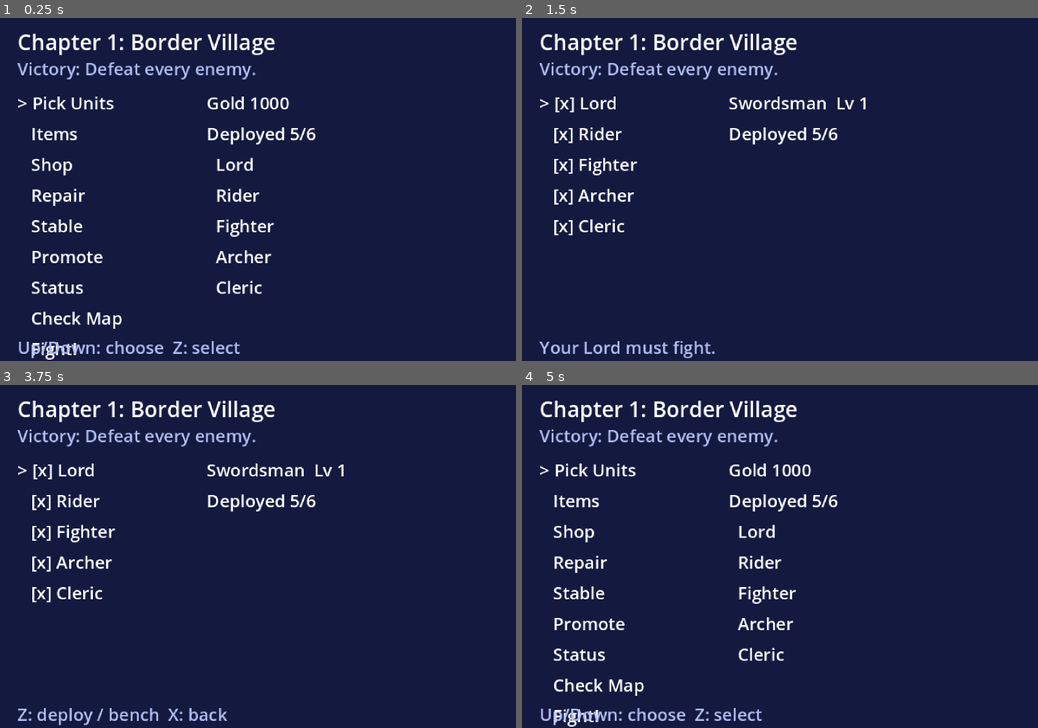
Above: before the commit, frames 1-4 (two rows, left to right).
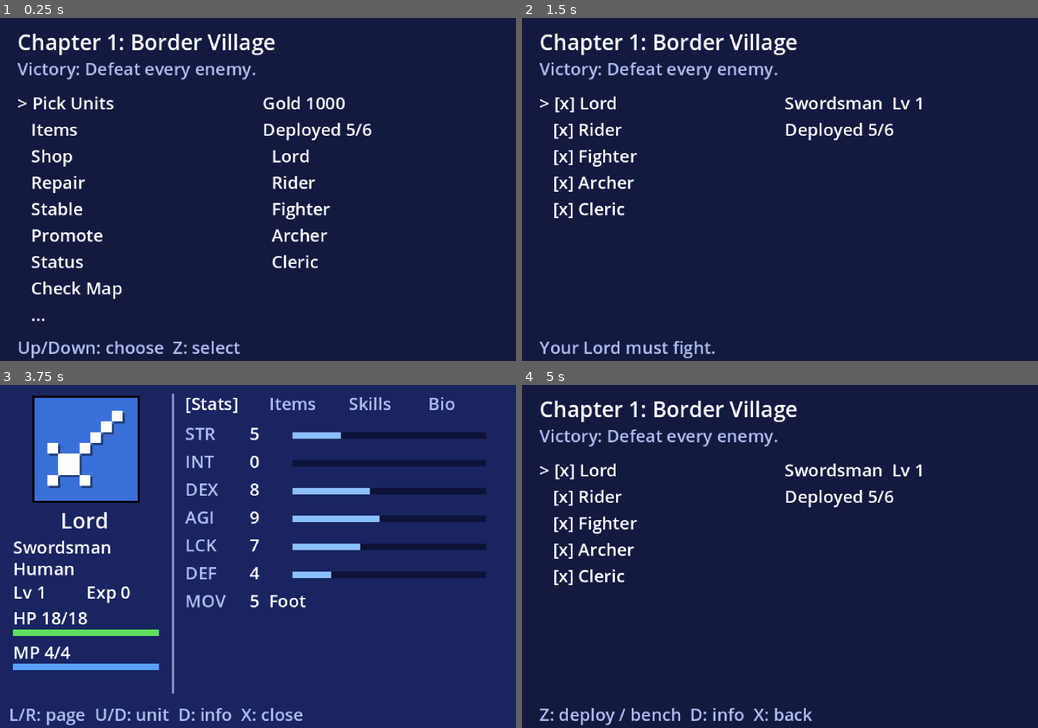
Above: after the commit, the same moments.

Repository: Marcompp/SRPG_Engine
Game: Godot game, scene res://scenes/prep.tscn
The game is run twice, just before and just after one commit, with the same random seed, the same clock (stepped at 60 frames per second) and the same inputs. This scene is started directly instead of the project's main scene.
Inputs (mouse positions are in pixels of both pictures, inside the frame that each line leads up to):
- Up to frame 1 (0.25 s): no input
- Up to frame 2 (1.5 s): tap Enter at 0.5 s; move the mouse to (893, 172) at 0.52 s; hold Right (ui_right) 0.53-1.25 s; hold Z (confirm) 0.53-1.25 s; click (893, 172) at 0.67 s; drag from (676, 206) to (754, 258) at 1.27 s
- Up to frame 3 (3.75 s): tap Z (confirm) at 2, 2.3, 2.75, 3.5 s; move the mouse to (309, 481) at 2.02 s; hold Right (ui_right) 2.03-2.75 s; hold C (danger_zone) 2.03-2.75 s; drag from (232, 625) to (103, 505) at 2.77 s; move the mouse to (412, 607) at 3.52 s; hold Left (ui_left) from 3.53 s (still down); hold D (unit_info) from 3.53 s (still down)
- Up to frame 4 (5 s): tap Z (confirm) at 3.8 s; tap X (cancel) at 4.15 s; release Left (ui_left) at 4.25 s; release D (unit_info) at 4.25 s; drag from (625, 505) to (702, 470) at 4.27 s

The runs differ from the first frame. In frame 1, 5.7% of the frame differs, in the area x 6-72%, y 22-100%; in frame 2, 3.1%; in frame 3, 96%, in the area x 0-100%, y 0-100%; in frame 4, 6.0%.

Commit message:
Add an info key and scrolling lists to the prep screen
D on a unit opens its status screen (D again for detail mode, X backs out
to the list it came from, on the same unit); D on an item shows its help,
closed by any key. The prep lists clip to their column and scroll, and the
hint wraps to two lines. The battle action menu shows at most 9 options
and scrolls with the selection, with "..." for hidden ones. New campaign
test for the prep screen's info and scrolling.

Co-Authored-By: Claude Opus 5.5 <noreply@anthropic.com>

Diff:
--- a/scenes/level_select.tscn
+++ b/scenes/level_select.tscn
@@ -1,6 +1,6 @@
-[gd_scene load_steps=2 format=3]
+[gd_scene load_steps=2 format=3 uid="uid://ce4mlgm7gpfok"]
 
-[ext_resource type="Script" path="res://scripts/level_select.gd" id="1_select"]
+[ext_resource type="Script" uid="uid://l3ir1k3olwe" path="res://scripts/level_select.gd" id="1_select"]
 
 [node name="LevelSelect" type="Control"]
 layout_mode = 3
--- a/scripts/prep_screen.gd
+++ b/scripts/prep_screen.gd
@@ -13,11 +13,22 @@
 ##   Check Map:  the chapter's map, to look around and swap the deployed units'
 ##               starting cells (see BattleFormation.start); Fight! from there too.
 ##   Fight!:     start the chapter.
-## Up/Down: choose. Z: confirm. X: back. Changes are saved to the campaign at once.
+## Up/Down: choose. Z: confirm. X: back. D: info (the status screen for a unit, help
+## for an item; on the status screen, its detail mode). Long lists scroll. Changes
+## are saved to the campaign at once.
 
 const BATTLE_SCENE := "res://scenes/main.tscn"
 const LEVEL_SELECT_SCENE := "res://scenes/level_select.tscn"
 const DIM := Color(0.7, 0.75, 0.95)
+## The two list columns: x and width (the left one gets the full width when the
+## right one is empty).
+const LEFT_X := 8.0
+const RIGHT_X := 122.0
+const COLUMN_W := 110.0
+const FULL_W := 224.0
+## The lists sit between here and the hint, which takes up to two lines at the bottom.
+const LIST_TOP := 34.0
+const HINT_TOP := 138.0
 ## Entries are ids, translated where shown.
 const MENU: Array[String] = ["Pick Units", "Items", "Shop", "Repair", "Stable", "Promote", "Status", "Check Map", "Fight!",  # i18n
 	"Level Select"]
@@ -38,6 +49,11 @@
 var _hint: Label
 var _status: StatusScreen
 var _status_unit: Unit
+## Where X on the status screen goes back to.
+var _status_return := "status_unit"
+## Item help (D on an item); any key closes it.
+var _help: PanelContainer
+var _help_label: Label
 ## Stable: the mount being given a rider, and the name editor.
 var _mount: Dictionary = {}
 var _rename: LineEdit
@@ -47,6 +63,7 @@
 	Text.manual(self)  # the code translates what it shows
 	var theme := Theme.new()
 	theme.default_font_size = 8
+	theme.set_constant("line_spacing", "Label", 1)
 	self.theme = theme
 	set_anchors_and_offsets_preset(Control.PRESET_FULL_RECT)
 	var bg := ColorRect.new()
@@ -56,9 +73,30 @@
 	_title = _label(Vector2(8, 4))
 	_title.add_theme_font_size_override("font_size", 10)
 	_objective = _label(Vector2(8, 18), DIM)
-	_left = _label(Vector2(8, 34))
-	_right = _label(Vector2(96, 34))
-	_hint = _label(Vector2(8, 148), DIM)
+	_left = _label(Vector2(LEFT_X, LIST_TOP))
+	_right = _label(Vector2(RIGHT_X, LIST_TOP))
+	for column_label in [_left, _right]:
+		column_label.size = Vector2(COLUMN_W, HINT_TOP - LIST_TOP)
+		column_label.clip_text = true
+		column_label.text_overrun_behavior = TextServer.OVERRUN_TRIM_ELLIPSIS
+	_hint = _label(Vector2(LEFT_X, HINT_TOP), DIM)
+	_hint.size = Vector2(FULL_W, 160 - HINT_TOP)
+	_hint.autowrap_mode = TextServer.AUTOWRAP_WORD_SMART
+	_hint.vertical_alignment = VERTICAL_ALIGNMENT_BOTTOM
+	_help_label = Label.new()
+	_help_label.autowrap_mode = TextServer.AUTOWRAP_WORD_SMART
+	_help_label.custom_minimum_size.x = FULL_W - 6
+	_help = PanelContainer.new()
+	var box_style := StyleBoxFlat.new()
+	box_style.bg_color = Color(0.08, 0.1, 0.3)
+	box_style.border_color = Color(0.85, 0.85, 1.0)
+	box_style.set_border_width_all(1)
+	box_style.set_corner_radius_all(2)
+	box_style.set_content_margin_all(3)
+	_help.add_theme_stylebox_override("panel", box_style)
+	_help.visible = false
+	_help.add_child(_help_label)
+	add_child(_help)
 	_status = StatusScreen.new()
 	add_child(_status)
 	_rename = LineEdit.new()
@@ -102,17 +140,29 @@
 			_render()
 			get_viewport().set_input_as_handled()
 		return
+	if not (up or down or left or right or accept or cancel or info):
+		return
+	get_viewport().set_input_as_handled()
+	if _help.visible:
+		_help.visible = false
+		Sound.play("cancel")
+		_render()
+		return
 	if info and mode == "stable" and index < Campaign.all_mounts().size():
 		_start_rename(Campaign.all_mounts()[index].mount)
-		get_viewport().set_input_as_handled()
-		return
-	if not (up or down or left or right or accept or cancel):
-		return
-	get_viewport().set_input_as_handled()
-	Sound.play("confirm" if accept else "cancel" if cancel else "cursor")
+		return
+	Sound.play("confirm" if accept or info else "cancel" if cancel else "cursor")
 	message = ""
 	if mode == "status":
-		if up or down:
+		# Detail mode: arrows move the highlight, D or X go back to browsing.
+		if _status.detail:
+			if up or down or left or right:
+				_status.move_detail(Vector2i(int(right) - int(left), int(down) - int(up)))
+			elif info or cancel:
+				_status.exit_detail()
+		elif info:
+			_status.enter_detail()
+		elif up or down:
 			var names := _army_names()
 			var i := wrapi(names.find(current_unit) + (1 if down else -1), 0, names.size())
 			_show_status(names[i])
@@ -121,7 +171,13 @@
 		elif cancel:
 			_status.close()
 			_status_unit.free()
-			mode = "status_unit"
+			_status_unit = null
+			mode = _status_return
+			index = maxi(0, _list_units().find(current_unit))
+		_render()
+		return
+	if info:
+		_info()
 		_render()
 		return
 	if up or down:
@@ -209,6 +265,46 @@
 			_show_status(_army_names()[index])
 
 
+## D: the status screen for a highlighted unit, help for a highlighted item.
+func _info() -> void:
+	var units := _list_units()
+	if index < units.size():
+		_show_status(units[index])
+		return
+	var it := _highlighted_item()
+	if not it.is_empty():
+		_help_label.text = Glossary.item(it)
+		_help.reset_size()
+		_help.position = Vector2(4, 160 - 4 - _help.get_combined_minimum_size().y)
+		_help.visible = true
+
+
+## The units listed in this mode, in row order (empty where the rows aren't units).
+func _list_units() -> Array:
+	match mode:
+		"pick", "items_unit", "status_unit", "stable_rider":
+			return _army_names()
+		"promote_unit":
+			return _promotable()
+	return []
+
+
+## The item on the highlighted row, or {} where the rows aren't items.
+func _highlighted_item() -> Dictionary:
+	var list := []
+	match mode:
+		"items":
+			list = Campaign.army_unit(current_unit).items if column == 0 else Campaign.convoy
+		"shop":
+			if column == 0:
+				var stock := Shop.stock_for(Campaign.chapter_data())
+				return Items.make(stock[index]) if index < stock.size() else {}
+			list = Campaign.convoy
+		"repair":
+			list = _repairables().map(func(r): return r[1])
+	return list[index] if index < list.size() else {}
+
+
 func _back() -> void:
 	match mode:
 		"items":
@@ -365,6 +461,8 @@
 	current_unit = unit_name
 	_status_unit = SaveGame.unit_from_dict(Campaign.army_unit(unit_name))
 	_status.show_unit(_status_unit)
+	if mode != "status":
+		_status_return = mode
 	mode = "status"
 
 
@@ -415,6 +513,9 @@
 	_objective.text = tr("Victory: {text}").format({"text": Objectives.victory_text(Objectives.of(chapter))})
 	var lines: Array[String] = []
 	var side: Array[String] = []
+	# Lines at the top of a column that stay put while its rows scroll.
+	var left_head := 1 if mode in ["items", "shop", "repair", "stable_rider", "promote_class"] else 0
+	var side_head := 1 if mode in ["items", "shop"] else 0
 	match mode:
 		"menu":
 			for i in MENU.size():
@@ -460,13 +561,13 @@
 				side.append("   " + tr("(empty)"))
 		"repair":
 			var list := _repairables()
+			lines.append(tr("Gold %d") % Campaign.gold)
 			if list.is_empty():
 				lines.append(tr("Every weapon is in good repair."))
 			for i in list.size():
 				var it: Dictionary = list[i][1]
 				lines.append(_row(i, "%s: %s  %s/%d  %dG" % [tr(list[i][0]), it.name,
 					tr("broken") if Weapons.is_broken(it) else str(it.uses), Weapons.max_uses(it), Items.repair_cost(it)]))
-			side.append(tr("Gold %d") % Campaign.gold)
 		"stable":
 			var mounts := Campaign.all_mounts()
 			if mounts.is_empty():
@@ -502,19 +603,44 @@
 				lines.append(_row(i, options[i]))
 			var bonus := Classes.promotion_bonus(options[index])
 			side.append(_gains_text(bonus))
-	_left.text = "\n".join(lines)
-	_right.text = "\n".join(side)
+	var side_active := mode in ["items", "shop"] and column == 1
+	_left.text = "\n".join(_fit(lines, left_head, -1 if side_active else index))
+	_right.text = "\n".join(_fit(side, side_head, index if side_active else -1))
+	_left.size.x = COLUMN_W if not side.is_empty() else FULL_W
 	var hints := {  # i18n
 		"menu": "Up/Down: choose  Z: select",
-		"pick": "Z: deploy / bench  X: back",
-		"items": "Z: move item  Left/Right: unit/convoy  X: back",
-		"shop": "Z: buy / sell  Left/Right: buy/sell  X: back",
-		"repair": "Z: repair  X: back",
+		"pick": "Z: deploy / bench  D: info  X: back",
+		"items_unit": "Z: select  D: info  X: back",
+		"status_unit": "Z: select  D: info  X: back",
+		"promote_unit": "Z: select  D: info  X: back",
+		"items": "Z: move item  Left/Right: unit/convoy  D: info  X: back",
+		"shop": "Z: buy / sell  Left/Right: buy/sell  D: info  X: back",
+		"repair": "Z: repair  D: info  X: back",
 		"stable": "Z: assign / unassign  D: rename  X: back",
-		"stable_rider": "Z: ride  X: back",
-		"status": "Left/Right: page  Up/Down: unit  X: back",
+		"stable_rider": "Z: ride  D: info  X: back",
 	}
 	_hint.text = message if message != "" else tr(hints.get(mode, "Z: select  X: back"))
+	# The status screen has its own hint; item help covers it.
+	_hint.visible = mode != "status" and not _help.visible
+
+
+## The rows of a column that fit above the hint, scrolled to keep row `selected`
+## (-1: none) in view; the first `head` lines (titles) always show. "..." stands
+## in for rows hidden above or below.
+func _fit(lines: Array[String], head: int, selected: int) -> Array[String]:
+	var rows := int((HINT_TOP - LIST_TOP) / _left.get_line_height()) - head
+	if lines.size() - head <= rows:
+		return lines
+	var body := lines.slice(head)
+	var first := clampi(selected - rows / 2, 0, body.size() - rows)
+	var shown := body.slice(first, first + rows)
+	if first > 0:
+		shown[0] = "   ..."
+	if first + rows < body.size():
+		shown[-1] = "   ..."
+	var result: Array[String] = []
+	result.assign(lines.slice(0, head) + shown)
+	return result
 
 
 func _row(i: int, text: String, active := true) -> String:
--- a/scripts/ui.gd
+++ b/scripts/ui.gd
@@ -296,12 +296,21 @@
 	_menu.visible = false
 
 
+## Options the menu shows at once (it scrolls past that).
+const MENU_ROWS := 9
+
+
 func _refresh_menu() -> void:
 	var lines: Array[String] = []
 	if _menu_title:
 		lines.append(_menu_title)
-	for i in menu_options.size():
-		lines.append(("> " if i == menu_index else "   ") + tr(menu_options[i]))
+	# A window of MENU_ROWS options that scrolls with the selection; "..." stands in
+	# for options hidden above or below.
+	var first := clampi(menu_index - MENU_ROWS / 2, 0, maxi(0, menu_options.size() - MENU_ROWS))
+	var last := mini(first + MENU_ROWS, menu_options.size())
+	for i in range(first, last):
+		var hidden := (i == first and first > 0) or (i == last - 1 and last < menu_options.size())
+		lines.append("   ..." if hidden else ("> " if i == menu_index else "   ") + tr(menu_options[i]))
 	_menu_label.text = "\n".join(lines)
 
 
--- a/tests/test_campaign.gd
+++ b/tests/test_campaign.gd
@@ -227,6 +227,52 @@
 	prep.queue_free()
 
 
+func _prep_press(prep: Control, code: Key) -> void:
+	var e := InputEventKey.new()
+	e.physical_keycode = code
+	e.keycode = code
+	e.pressed = true
+	prep._unhandled_input(e)
+
+
+func test_prep_screen_info_and_scrolling() -> void:
+	Campaign.start_new()
+	for i in 20:
+		Campaign.convoy.append(Items.make("Iron Sword"))
+	Campaign.save()  # the prep screen loads the campaign
+	var prep: Control = load("res://scenes/prep.tscn").instantiate()
+	root.add_child(prep)
+	await process_frame
+	# D on a unit: its status screen; D there: detail mode; X twice: back where it was.
+	prep._enter("pick")
+	prep.index = 1
+	_prep_press(prep, KEY_D)
+	check_eq(prep.mode, "status", "D on a unit opens its status screen")
+	check_eq(prep.current_unit, prep._army_names()[1], "for the highlighted unit")
+	_prep_press(prep, KEY_D)
+	check(prep._status.detail, "D on the status screen enters detail mode")
+	_prep_press(prep, KEY_X)
+	check(not prep._status.detail and prep.mode == "status", "X leaves detail mode first")
+	_prep_press(prep, KEY_X)
+	check_eq(prep.mode, "pick", "then goes back to the list it came from")
+	check_eq(prep.index, 1, "on the same unit")
+	# D on an item: its help; any key closes it.
+	prep._enter("shop")
+	prep.column = 1
+	_prep_press(prep, KEY_D)
+	check(prep._help.visible and prep._help_label.text.begins_with("Iron Sword"), "D on an item shows its help")
+	_prep_press(prep, KEY_X)
+	check(not prep._help.visible and prep.mode == "shop", "a key closes it without leaving the shop")
+	# Long lists scroll to keep the highlighted row on screen.
+	prep.index = 19
+	prep._render()
+	var shown: PackedStringArray = prep._right.text.split("\n")
+	check(shown[-1].begins_with("> "), "the last convoy row is shown, highlighted")
+	check(shown.size() * prep._right.get_line_height() <= prep.HINT_TOP - prep.LIST_TOP, "and the list fits above the hint")
+	check_eq(shown[1], "   ...", "rows above are marked hidden")
+	prep.queue_free()
+
+
 func test_check_map_formation() -> void:
 	Campaign.start_new()
 	Campaign.active = true
